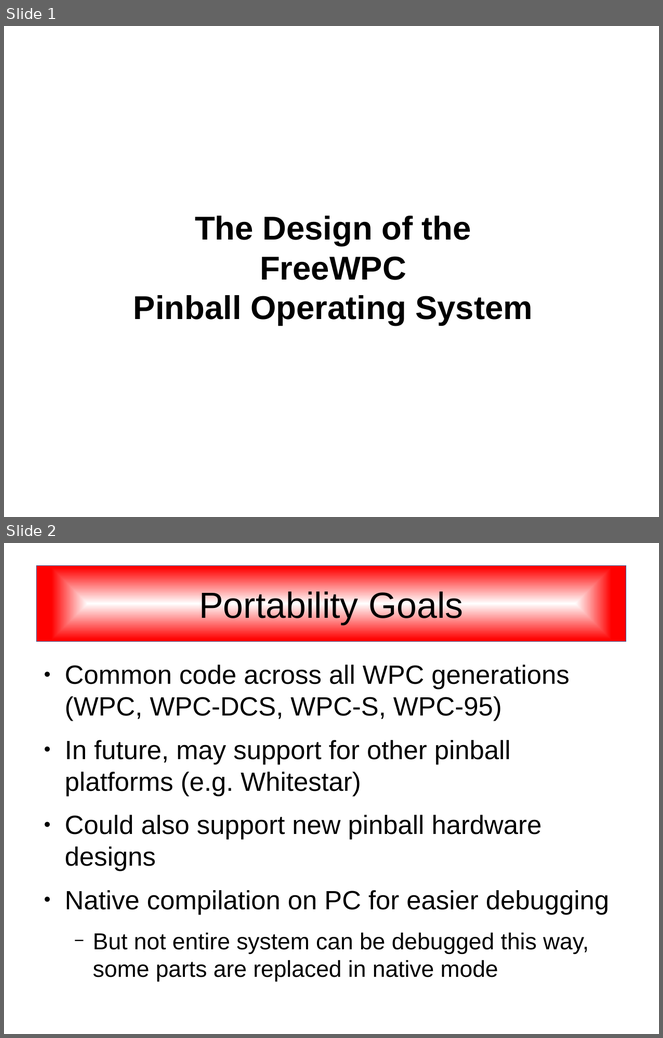
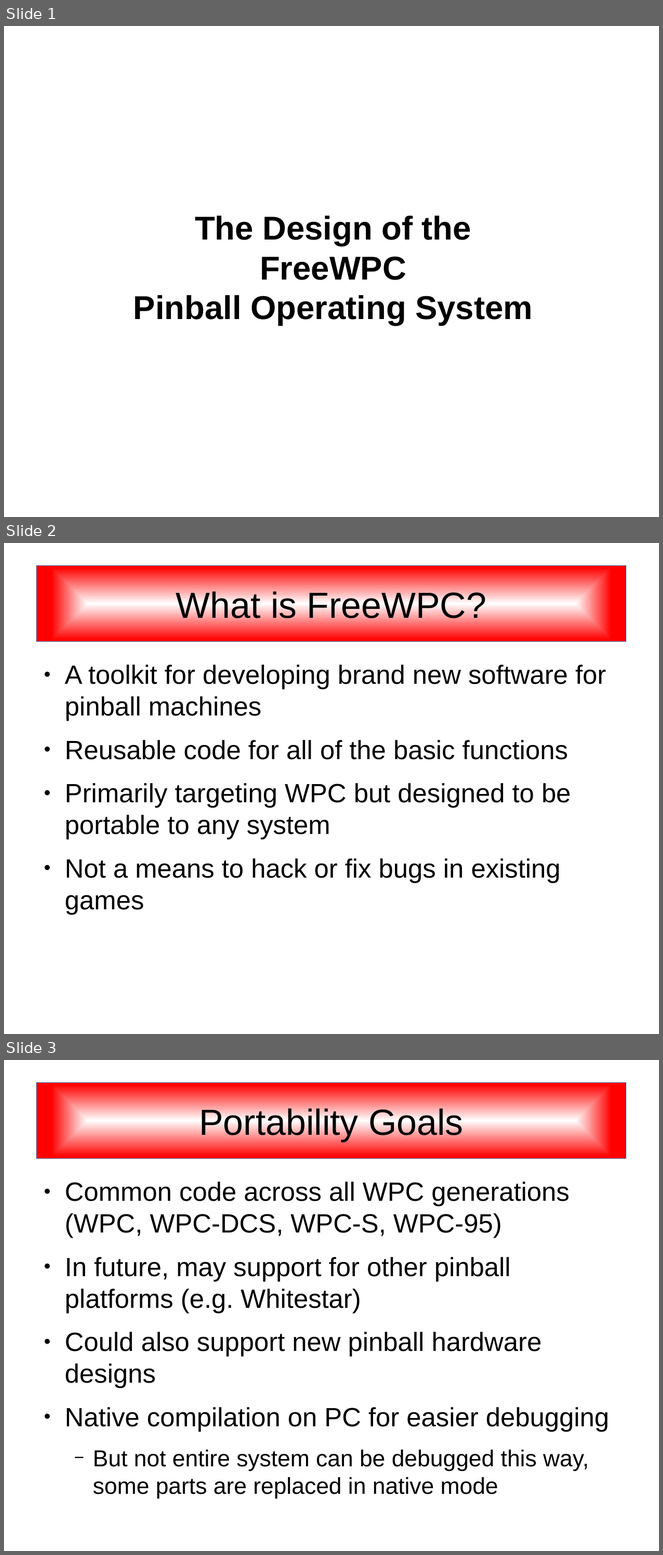
Before and after one commit to SonnyJim/freewpc, a slide deck: doc/freewpc.odp. Shown one above the other, each under a label of ours: slides 1 and 2 before the commit, slides 1, 2 and 3 after it. The pictures are 663x1038 and 663x1555 pixels, drawn with LibreOffice and Linux fonts; fonts in the diff are those of the drawing. Boxes give left, top, right and bottom in pixels: in the first picture for what was removed or moved away, otherwise in the second. Text is boxed around its words. In the diff, an @@ line names an element or a change of style, - is before the commit and + after.

```diff
--- a/doc/freewpc.odp
+++ b/doc/freewpc.odp
@@ slide 2 added at box(4, 543, 659, 1034), background #FFFFFF @@
@@ title added at box(37, 565, 626, 642), fill gradient #FFFFFF to #FF0000, outline #3465A4 0 pt, 44 pt, text #000000 @@
+What is FreeWPC?
@@ text added at box(65, 665, 606, 915), 32 pt, text #000000 @@
+● A toolkit for developing brand new software for pinball machines
+● Reusable code for all of the basic functions
+● Primarily targeting WPC but designed to be portable to any system
+● Not a means to hack or fix bugs in existing games
@@ what was slide 2 is now slide 3 @@
```
Also in this commit, not shown: 3 slides changed, 1 other slide added.
